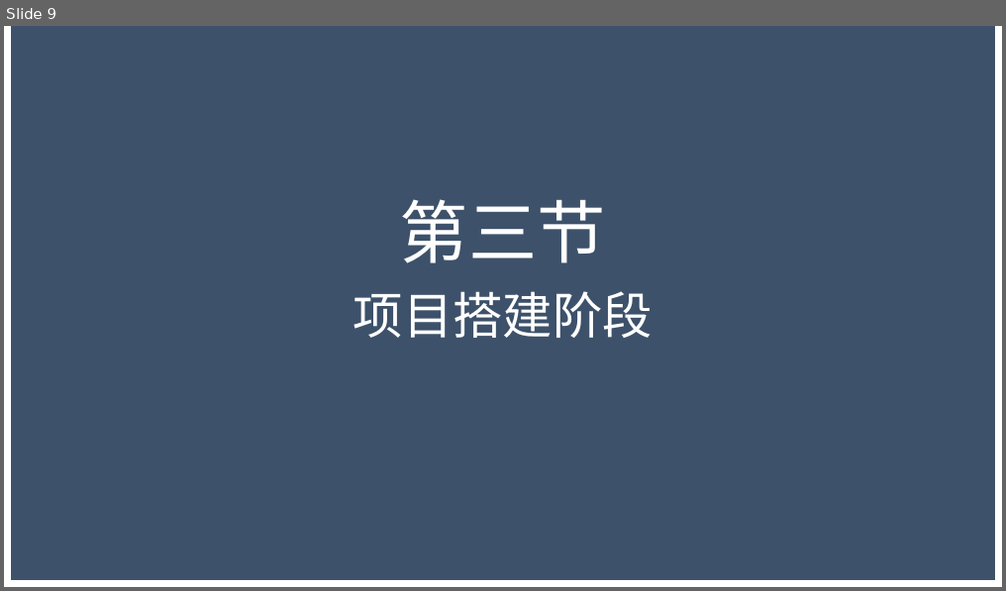
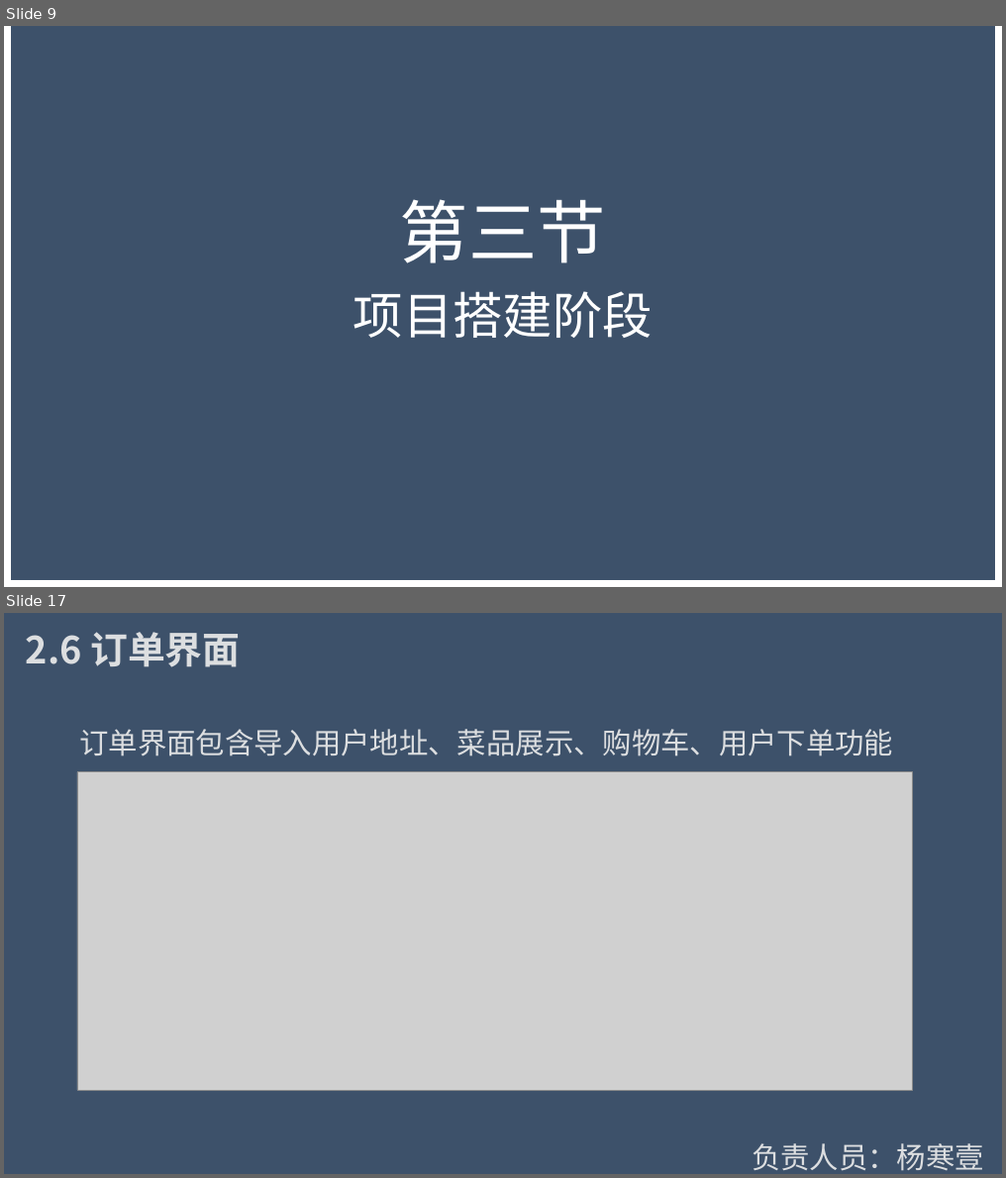
Before and after one commit to Wangzt670/swt, a slide deck: 项目待交付工件/D结项阶段/2.项目答辩.pptx. Shown one above the other, each under a label of ours: slide 9 before the commit, slides 9 and 17 after it; the slides between them are not shown. The pictures are 1006x591 and 1006x1178 pixels, drawn with LibreOffice and Linux fonts; fonts in the diff are those of the drawing; grey boxes stand for pictures; background and template pictures are left out; a plain dark background stands for a picture behind light text. Boxes give left, top, right and bottom in pixels: in the first picture for what was removed or moved away, otherwise in the second. Text is boxed around its words. In the diff, an @@ line names an element or a change of style, - is before the commit and + after.

```diff
--- a/项目待交付工件/D结项阶段/2.项目答辩.pptx
+++ b/项目待交付工件/D结项阶段/2.项目答辩.pptx
@@ slide 17 added at <box>4,613,1002,1174</box>, background #FFFFFF; not listed: 1 template element that a slide beside it also shows @@
@@ text added at <box>26,632,240,667</box>, 36 pt, text #DCDEE0, bold @@
+2.6 订单界面
@@ text added at <box>79,729,893,757</box>, 28 pt, text #DCDEE0 @@
+订单界面包含导入用户地址、菜品展示、购物车、用户下单功能
@@ picture added at <box>77,772,912,1090</box> @@
@@ text added at <box>751,1144,984,1171</box>, 28 pt, text #DCDEE0 @@
+负责人员：杨寒壹
```
Also in this commit, not shown: 7 slides changed, 13 other slides added, 4 slides removed.
